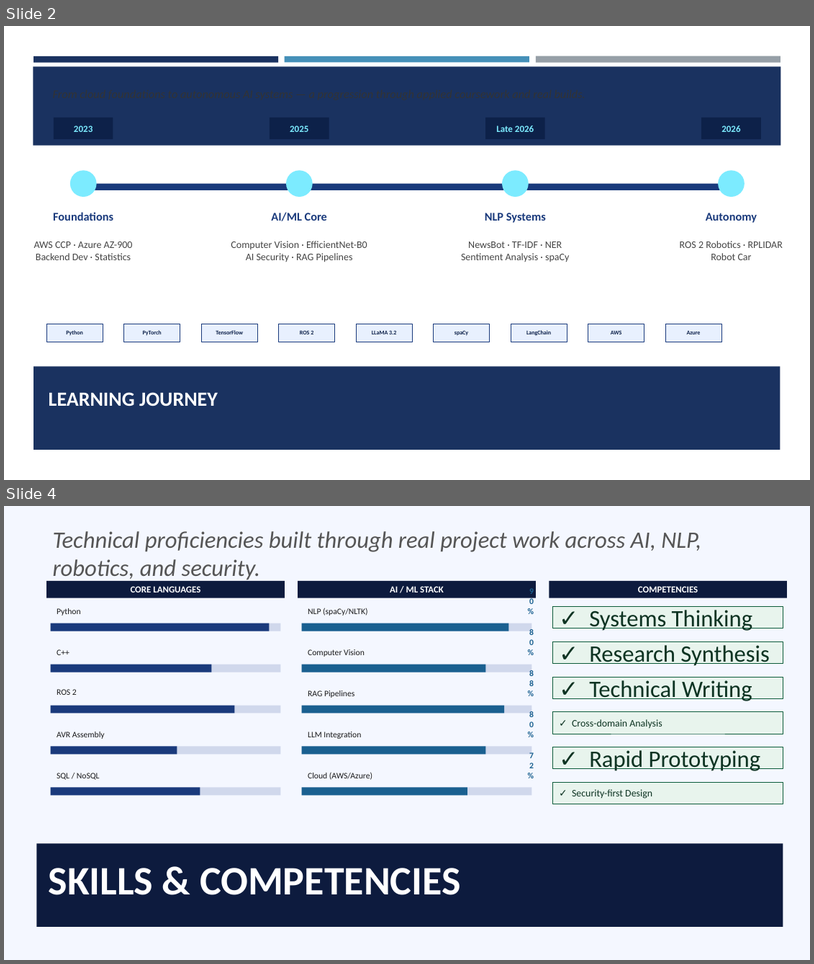
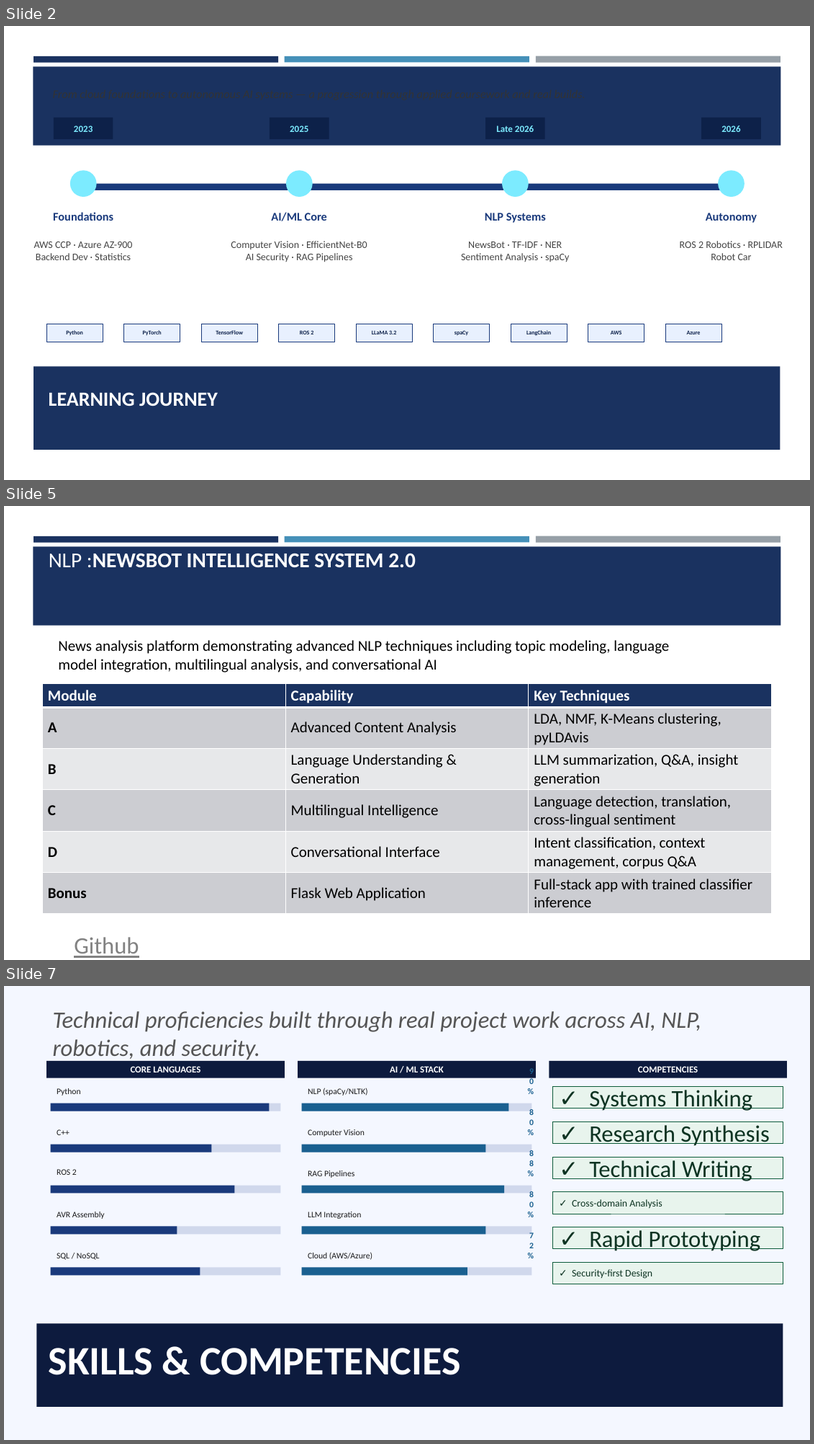
Before and after one commit to Jemimahh/Jemima-Egwurube-AI-Portfolio, a slide deck: Presentation/Pf_JemimaEgwurube_ITAI2373.pptx. Shown one above the other, each under a label of ours: slides 2 and 4 before the commit, slides 2, 5 and 7 after it; the slides between them are not shown. The pictures are 814x964 and 814x1444 pixels, drawn with LibreOffice and Linux fonts; fonts in the diff are those of the drawing. Boxes give left, top, right and bottom in pixels: in the first picture for what was removed or moved away, otherwise in the second. Text is boxed around its words. In the diff, an @@ line names an element or a change of style, - is before the commit and + after.

Commit message:
updated presentation slides

```diff
--- a/Presentation/Pf_JemimaEgwurube_ITAI2373.pptx
+++ b/Presentation/Pf_JemimaEgwurube_ITAI2373.pptx
@@ slide 5 added at [4, 506, 810, 960], background #FFFFFF; not listed: 4 template elements that a slide beside it also shows @@
@@ title added at [49, 553, 416, 568], 25.2 pt, text #FFFFFF, bold @@
+NLP :NEWSBOT INTELLIGENCE SYSTEM 2.0
@@ text added at [58, 640, 669, 672], 18 pt, text #000000 @@
+News analysis platform demonstrating advanced NLP techniques including topic modeling, language model integration, multilingual analysis, and conversational AI
@@ table added at [43, 684, 772, 914], 6 rows, 3 columns @@
+Module | Capability | Key Techniques
+A | Advanced Content Analysis | LDA, NMF, K-Means clustering, pyLDAvis
+B | Language Understanding & Generation | LLM summarization, Q&A, insight generation
+C | Multilingual Intelligence | Language detection, translation, cross-lingual sentiment
+D | Conversational Interface | Intent classification, context management, corpus Q&A
+Bonus | Flask Web Application | Full-stack app with trained classifier inference
@@ text added at [184, 825, 286, 870], 44 pt, text #828282, underline @@
+Github
@@ text added at [74, 937, 139, 957], 28 pt, text #828282, underline @@
+Github
@@ what was slide 4 is now slide 7 @@
```
Also in this commit, not shown: 3 other slides added, 1 slide removed.
